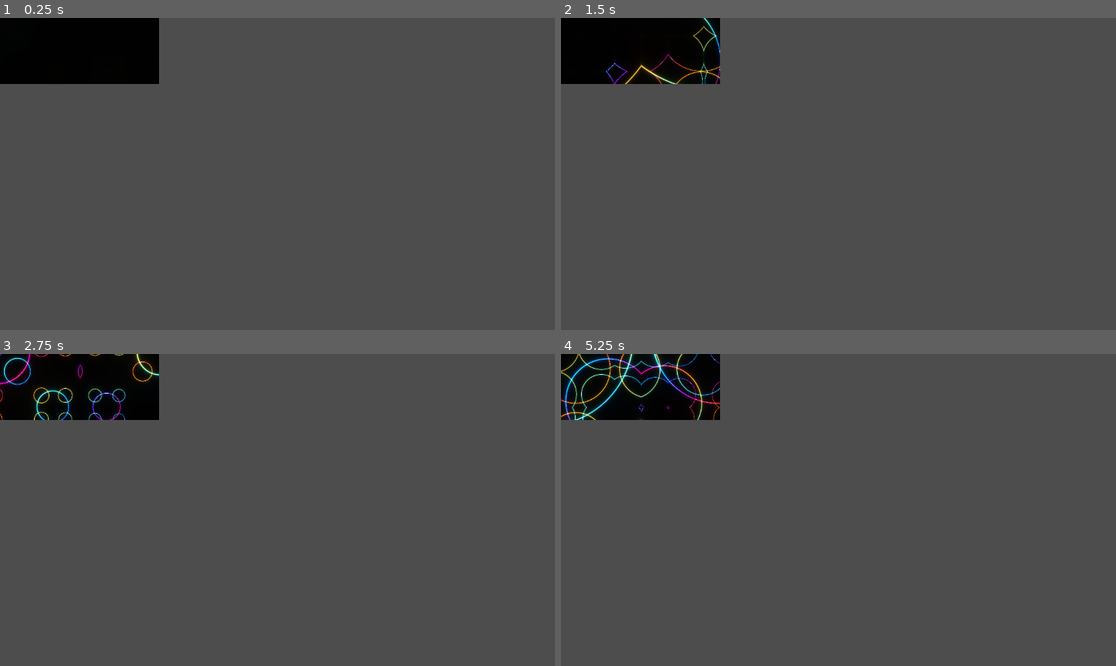
Above: before the commit, frames 1-4 (two rows, left to right).
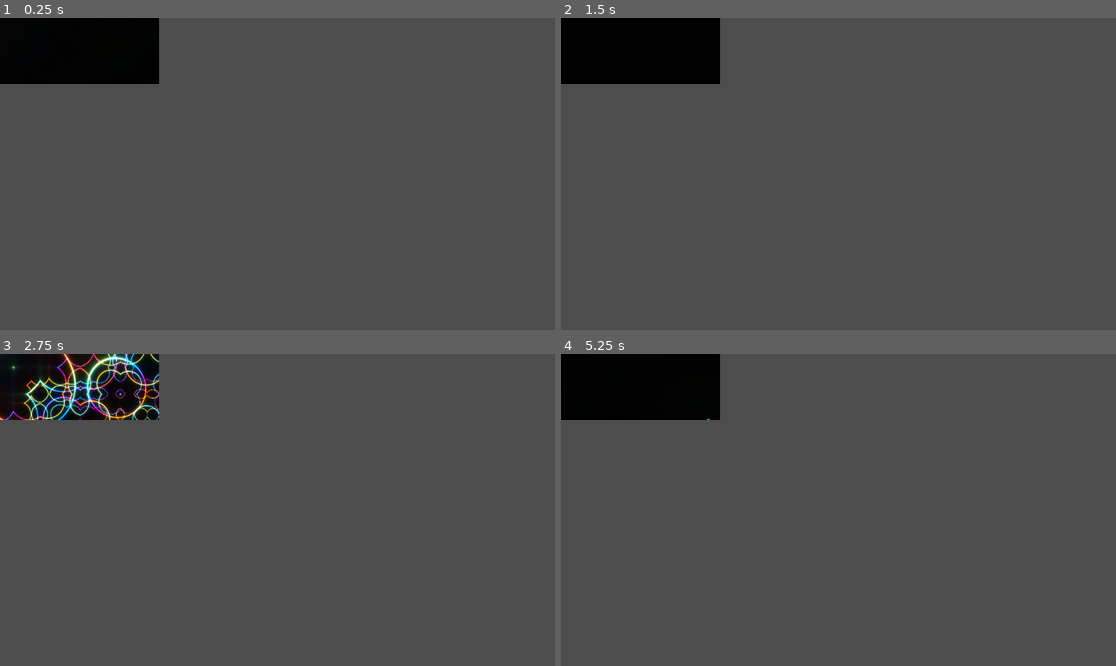
Above: after the commit, the same moments.

Repository: trevyn/shadertest
Game: Godot game, scene res://main.tscn
Two runs of this game, one before a commit and one after it. Both use one fixed random seed, a clock stepped at 60 frames per second and the inputs below. The engine's default icon, where the game draws it, is replaced by a stand-in: a white triangle on a blue panel in a dark square.
Inputs:
- Up to frame 1 (0.25 s): no input
- Up to frame 2 (1.5 s): tap Enter at 0.5 s
- Up to frame 3 (2.75 s): no input
- Up to frame 4 (5.25 s): tap Space at 3.5 s

The runs differ from the first frame. In frame 2, 0.6% of the frame differs, in the area x 8-29%, y 0-22%; in frame 3, 3.6%, in the area x 0-29%, y 0-22%; in frame 4, 1.9%.

Commit message:
and this one

Diff:
--- a/shader.gdshader
+++ b/shader.gdshader
@@ -15,7 +15,7 @@
 
 void fragment() {
 	vec3 iResolution = vec3(1000.0, 1000.0, 0.0);
-    vec2 uv = (FRAGCOORD.xy * 2.0 - iResolution.xy) / iResolution.y;
+    vec2 uv = (FRAGCOORD.xy * 4.0 - iResolution.xy * 2.0) / iResolution.y;
     vec2 uv0 = uv;
     vec3 finalColor = vec3(0.0);
 
